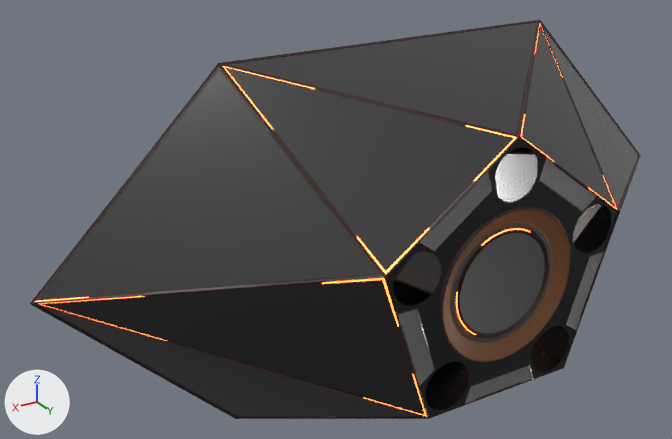
Renders of the FBX model Demo Viewer/Assets/Arena V4/Models/locker_room_main.fbx from each side of a commit.
Both versions are drawn from a 50 mm camera at (22.0, -37.0, 13.1) aimed at (2.0, -70.4, -3.6). Lighting does not change. The marker at lower left points along +X, +Y and +Z. Where no turn or scale is listed for an object, it has been applied to the vertices.

The first picture shows '100.005', '101.005', '105.005', '107.005', '115.003', '116.003', '117.003', '22.006', '41.005', '43.005', '74.005', 'glowing_bits'.
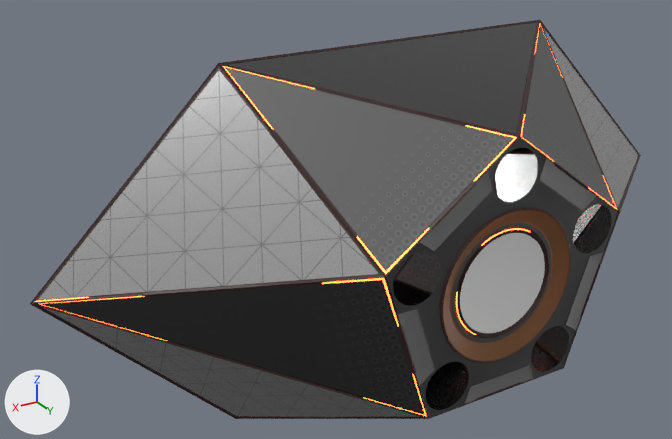
Where the change shows, as pixel boxes [x1, y1, x2, y2] in the pictures (672 x 439 px):
'74.005', surface changed: [38, 25, 639, 417] in both
'101.005', recoloured: [460, 233, 545, 333] in both
'41.005', surface changed: [396, 34, 610, 273] in both
part 1 of me_74_001, built on: [42, 25, 615, 414] in both
part 2 of me_74_001, surface changed: [426, 346, 556, 410] in both
part 3 of me_74_001, recoloured: [38, 27, 639, 417] in both

Diff of the bpy script that builds the scene:
```diff
--- a/Demo Viewer/Assets/Arena V4/Models/locker_room_main.fbx.py
+++ b/Demo Viewer/Assets/Arena V4/Models/locker_room_main.fbx.py
@@ img_stripey_png @@
+img_stripey_png = load_image('stripey.png', '../Materials/Textures/stripey.png', 1024, 1024, 'sRGB')
@@ mat_wall_stripey_light @@
 mat_wall_stripey_light = principled_material('wall_stripey_light')
-mat_wall_stripey_light.base_color = (0.27, 0.27, 0.27)  # grey #8e8e8e
+mat_wall_stripey_light.texture = img_stripey_png
 mat_wall_stripey_light.metallic = 1.0
@@ me_101_005 @@
 me_101_005.from_pydata(...)  # 137 vertices, 204 faces; spans x -2.1..2.1, y -61.18, z -5.4..-1.2
-me_101_005.materials.append(mat_wall_dotty_light)  # dark grey #5b5b5b
+me_101_005.materials.append(mat_wall_clean_light)  # white #e7e7e7
@@ me_74_001 @@
 # used by ob_74_005; location = (0.0, 0.0, 0.0)
-me_74_001.from_pydata(...)  # 37 vertices, 12 faces; spans x -15.8..15.8, y -68.9..-61.0, z -11.2..4.6
+me_74_001.from_pydata(...)  # 49 vertices, 16 faces; spans x -15.8..15.8, y -68.9..-61.0, z -11.2..4.6
+# me_74_001 part 1
+# 4 faces are deleted
+# 12 vertices are added at x -8.7..8.7, y -63.6..-61.0, z -6.5..3.3
+# 4 new faces join them, mat_wall_dotty_light (picture img_dotty_png)
+# 4 new faces join them, mat_wall_dotty_dark (picture img_dotty_png)
+# me_74_001 part 2: 8 kept faces spanning x -15.8..15.8, y -68.9..-61.1, z -11.2..4.6 get new texture (UV) coordinates
+# me_74_001 part 3: 4 faces spanning x -15.8..15.8, y -68.9..-61.1, z -11.1..4.5 switch from mat_wall_stripey_dark (dark grey #5b5b5b) to mat_wall_stripey_light (picture img_stripey_png)
+me_74_001.materials.append(mat_wall_dotty_light)  # dark grey #5b5b5b
+me_74_001.materials.append(mat_wall_dotty_dark)  # black #414141
```
